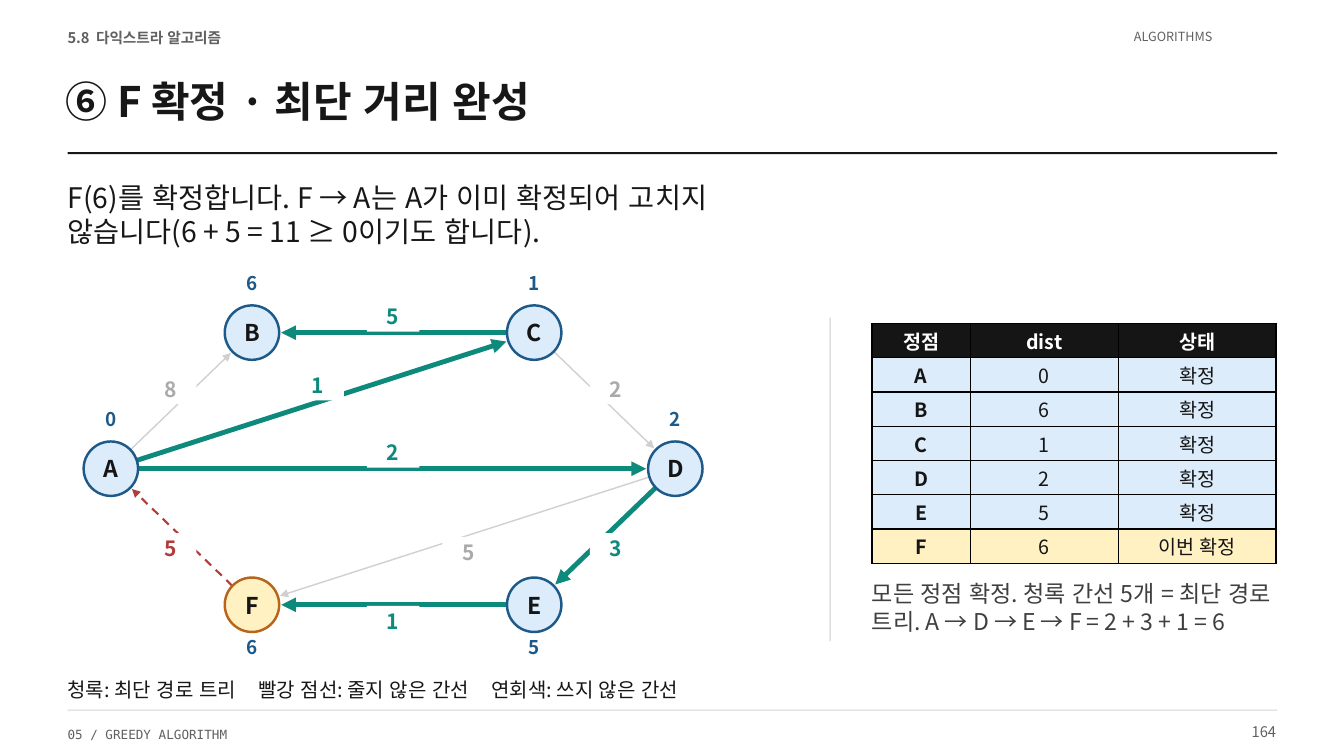
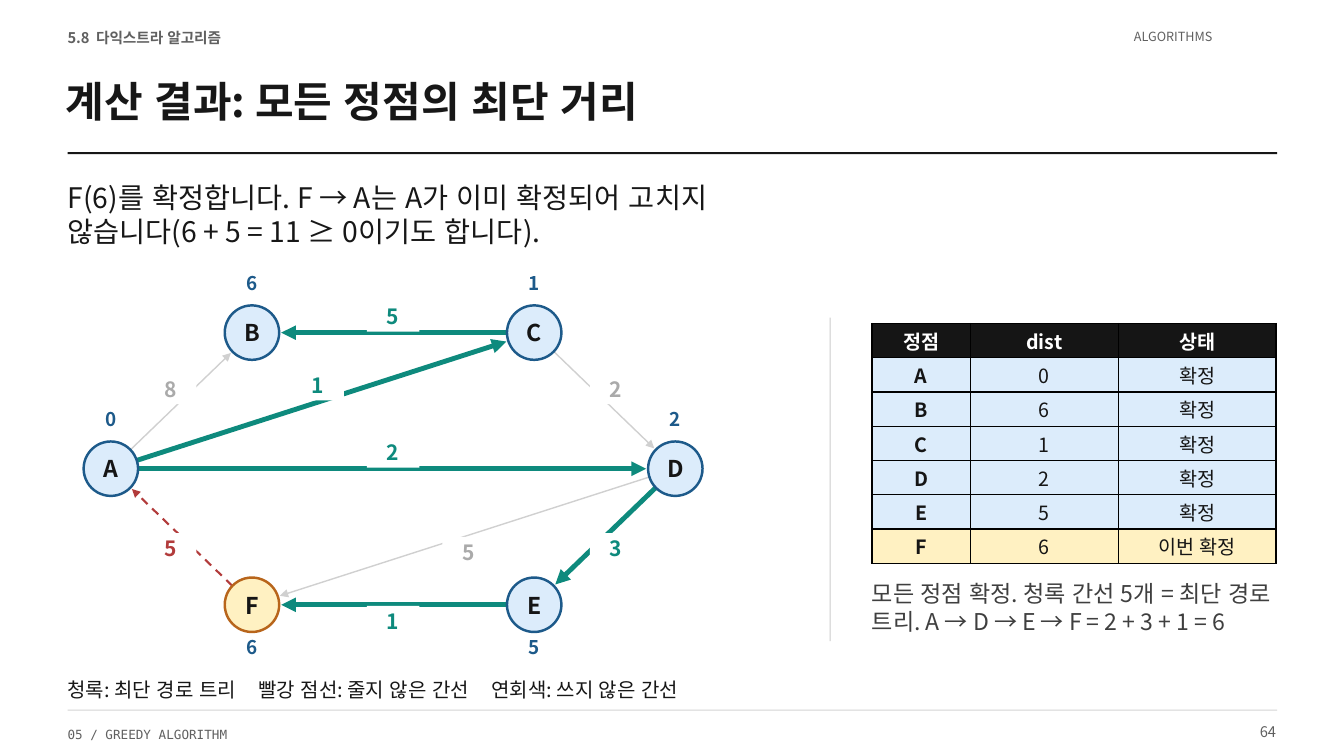
Before and after one commit to Sangdon-Park/Sangdon-Park.github.io, a slide deck: slide 64 of data/알고리즘/5장_그리디_알고리즘.pptx (slide 164 before the commit). Drawn at 1344x756 pixels with LibreOffice and Linux fonts; fonts in the diff are those of the drawing. Boxes give left, top, right and bottom in pixels: in the first picture for what was removed or moved away, otherwise in the second. Text is boxed around its words. In the diff, an @@ line names an element or a change of style, - is before the commit and + after.

```diff
--- a/data/알고리즘/5장_그리디_알고리즘.pptx
+++ b/data/알고리즘/5장_그리디_알고리즘.pptx
@@ text at (x1=66, y1=81, x2=638, y2=121): text changed @@
-⑥ F 확정 · 최단 거리 완성
+계산 결과: 모든 정점의 최단 거리
@@ text at (x1=1260, y1=726, x2=1276, y2=737): text changed @@
-164
+64
```
Also in this commit, not shown: 67 other slides changed, 6 slides added, 128 slides removed, 5 other files.
